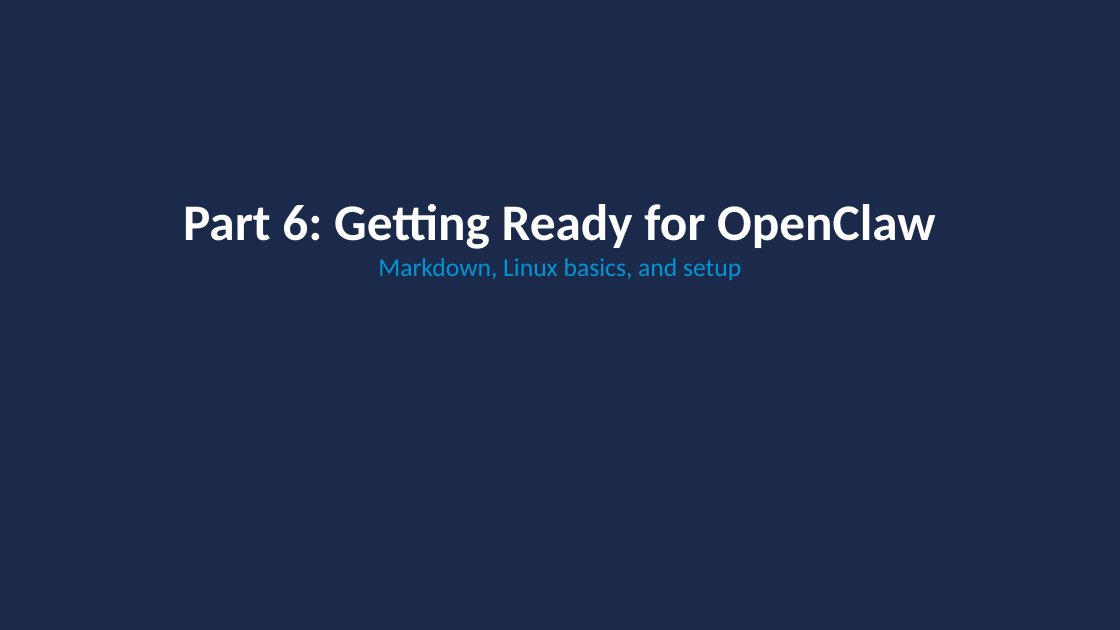
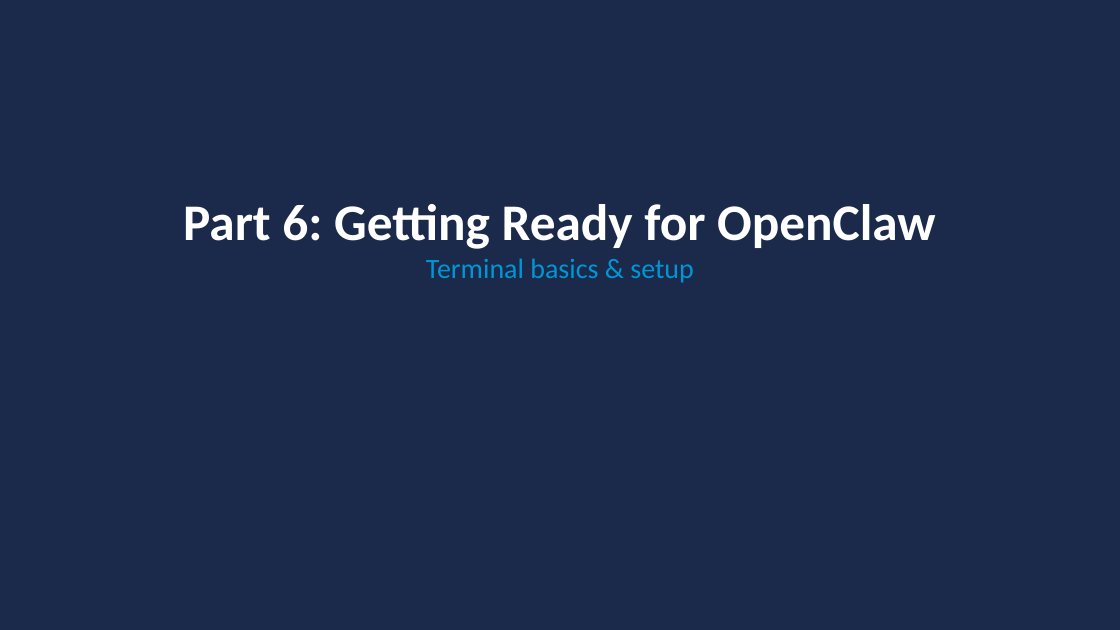
Before and after one commit to toroleapinc/cut-the-crap, a slide deck: slide 19 of general/cut-the-crap-general.pptx (slide 22 before the commit). Drawn at 1120x630 pixels with LibreOffice and Linux fonts; fonts in the diff are those of the drawing. Boxes give left, top, right and bottom in pixels: in the first picture for what was removed or moved away, otherwise in the second. Text is boxed around its words. In the diff, an @@ line names an element or a change of style, - is before the commit and + after.

```diff
--- a/general/cut-the-crap-general.pptx
+++ b/general/cut-the-crap-general.pptx
@@ text at <box>426,258,693,283</box>: text changed; size 22 to 24 pt @@
-Markdown, Linux basics, and setup
+Terminal basics & setup
```
Also in this commit, not shown: 15 other slides changed, 9 slides added, 12 slides removed, 1 other file.
